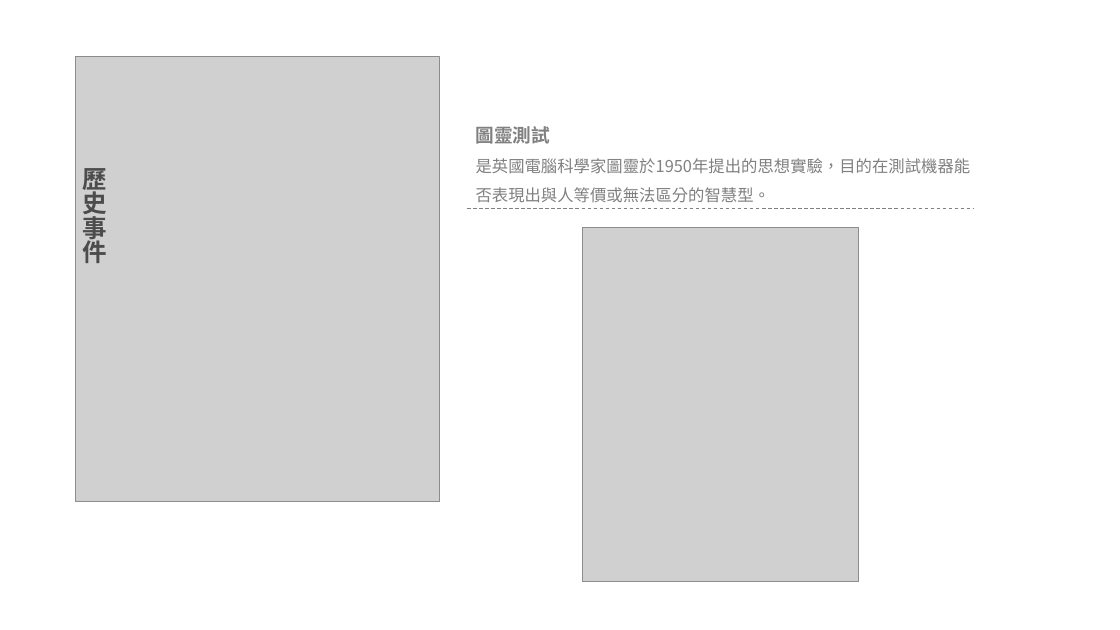
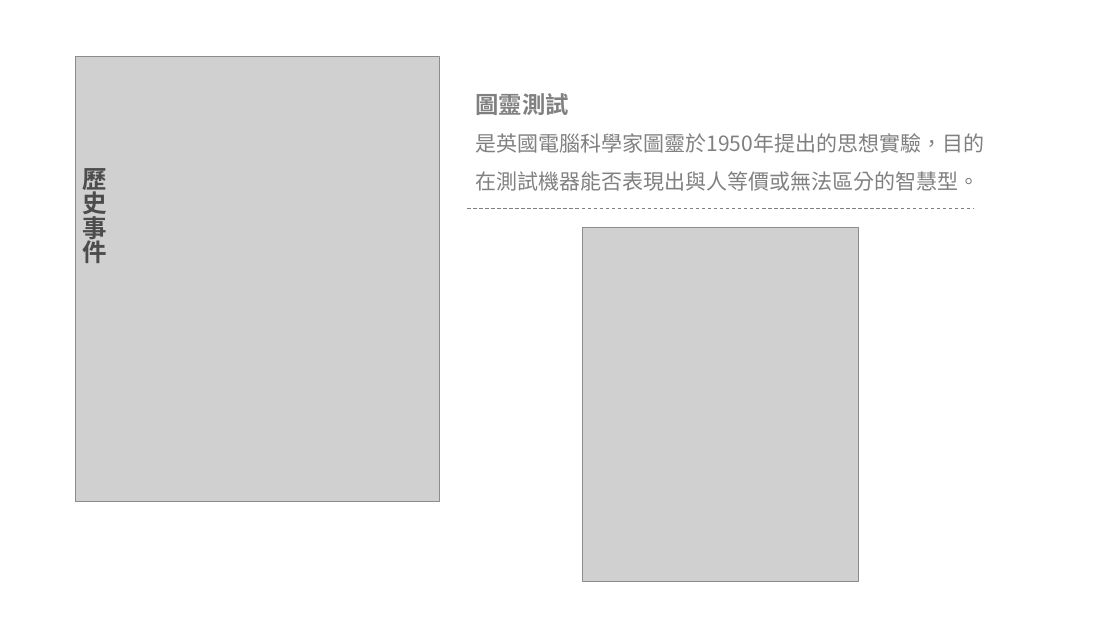
Before and after one commit to pcmsricky/chatbot, a slide deck: slide 5 of NLP2.pptx. Drawn at 1120x630 pixels with LibreOffice and Linux fonts; fonts in the diff are those of the drawing; grey boxes stand for pictures; background and template pictures are left out. Boxes give left, top, right and bottom in pixels: in the first picture for what was removed or moved away, otherwise in the second. Text is boxed around its words. In the diff, an @@ line names an element or a change of style, - is before the commit and + after.

```diff
--- a/NLP2.pptx
+++ b/NLP2.pptx
@@ text "圖靈測試": place and size @@
-text "圖靈測試" at [476, 126, 971, 203]
+text "圖靈測試" at [476, 93, 985, 191]
@@ text "圖靈測試" at [476, 93, 985, 191]: size 16 to 20 pt in "圖靈測試"; size 14 to 18 pt @@
```
Also in this commit, not shown: 9 other slides changed, 4 slides added, 1 slide removed, 3 other files.
